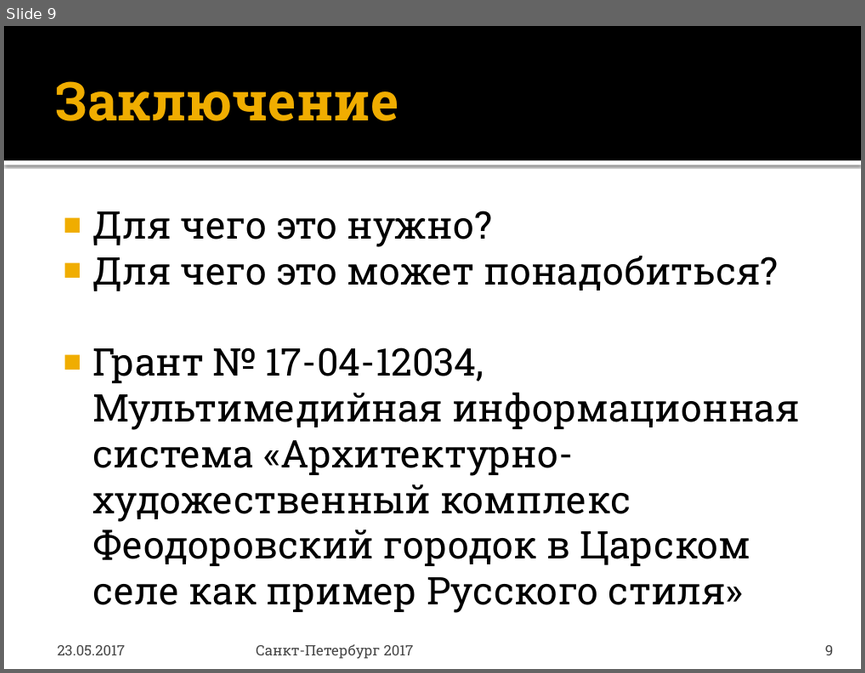
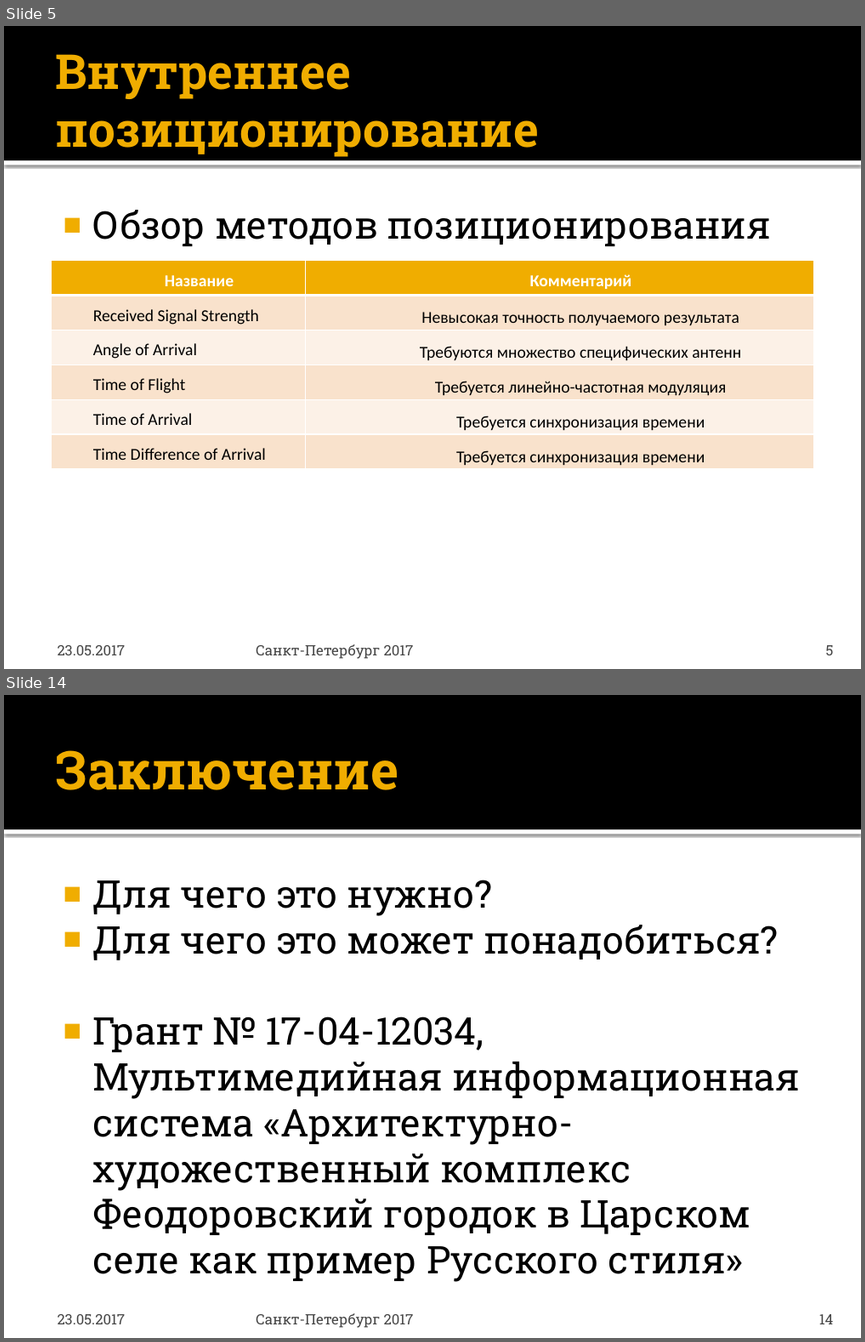
Before and after one commit to Serentiny/Unity, a slide deck: Внутреннее позиционирование.pptx. Shown one above the other, each under a label of ours: slide 9 before the commit, slides 5 and 14 after it; the slides between them are not shown. The pictures are 865x673 and 865x1342 pixels, drawn with LibreOffice and Linux fonts; fonts in the diff are those of the drawing. Boxes give left, top, right and bottom in pixels: in the first picture for what was removed or moved away, otherwise in the second. Text is boxed around its words. In the diff, an @@ line names an element or a change of style, - is before the commit and + after.

```diff
--- a/Внутреннее позиционирование.pptx
+++ b/Внутреннее позиционирование.pptx
@@ slide 5 added at <box>4,26,861,669</box>, background #FFFFFF; not listed: 2 template elements that a slide beside it also shows @@
@@ title added at <box>55,54,539,157</box>, 40.5 pt, text #F0AD00, bold @@
+Внутреннее позиционирование
@@ text added at <box>93,210,771,246</box>, 32 pt, text #000000 @@
+■ Обзор методов позиционирования
@@ table added at <box>51,260,815,469</box>, 6 rows, 2 columns @@
+Название | Комментарий
+Received Signal Strength | Невысокая точность получаемого результата
+Angle of Arrival | Требуются множество специфических антенн
+Time of Flight | Требуется линейно-частотная модуляция
+Time of Arrival | Требуется синхронизация времени
+Time Difference of Arrival | Требуется синхронизация времени
@@ text added at <box>58,645,126,655</box>, 12 pt, text #454545 @@
+23.05.2017
@@ text added at <box>256,644,414,658</box>, 12 pt, text #454545 @@
+Санкт-Петербург 2017
@@ page number added at <box>826,645,834,655</box>, 12 pt, text #454545 @@
+5
@@ what was slide 9 is now slide 14 @@
@@ page number at <box>819,1314,834,1324</box>: text changed @@
-9
+14
```
Also in this commit, not shown: 6 slides changed, 4 other slides added.
